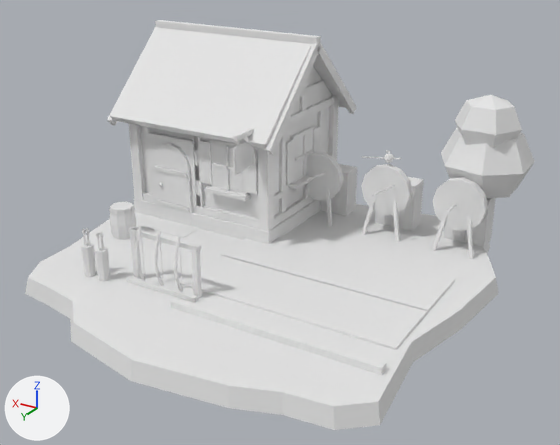
Two versions of the FBX model Assets/Village/Models/Village_House_Archery.fbx, one commit apart.
Both versions are drawn from a 50 mm camera at (-8.31, 13.43, 7.76) aimed at (-0.31, 0.09, 1.08). Arrows for +X, +Y and +Z are at lower left; the lights stay in place. The first picture is the older version. Where no turn or scale is listed for an object, it has been applied to the vertices.

Names of what the first picture shows: 'Village_House_Archery'.
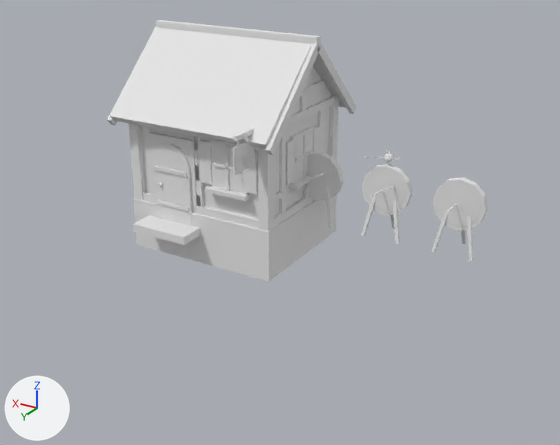
The change, as a diff of the scene's bpy script:
```diff
--- a/Assets/Village/Models/Village_House_Archery.fbx.py
+++ b/Assets/Village/Models/Village_House_Archery.fbx.py
@@ me_village_house_archery @@
 # used by ob_village_house_archery; location = (0.0, 0.0, 0.0)
-me_village_house_archery.from_pydata(...)  # 1747 vertices, 1172 faces; spans x -4.7..5.13, y -4.77..4.79, z -0.9..4.66
+me_village_house_archery.from_pydata(...)  # 1079 vertices, 664 faces; spans x -4.02..4.85, y -4.55..0.28, z -0.9..4.66
+# me_village_house_archery part 1: 68 loose pieces with 668 vertices, spanning x -4.7..5.13, y -4.77..4.79, z -0.35..3.57, are deleted
 me_village_house_archery.materials.append(mat_polygonfantasykingdom_mat_01_a)
```

What differs and where, as boxes [x1, y1, x2, y2] in the pictures (560 x 445 px):
'Village_House_Archery', reshaped (25% narrower, 36% shorter)
    before: [25, 20, 535, 430]
    after: [107, 20, 488, 282]
part 1 of me_village_house_archery, deleted
    before: [25, 95, 535, 430]
